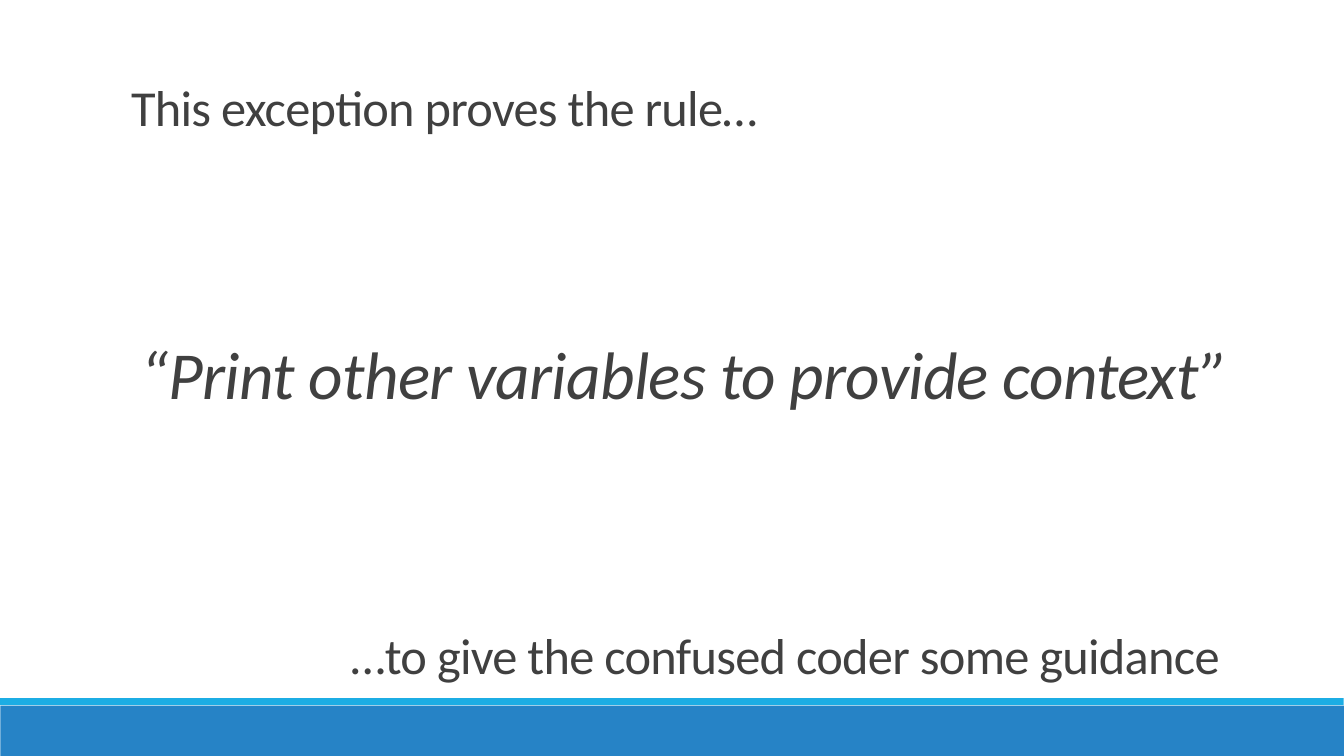
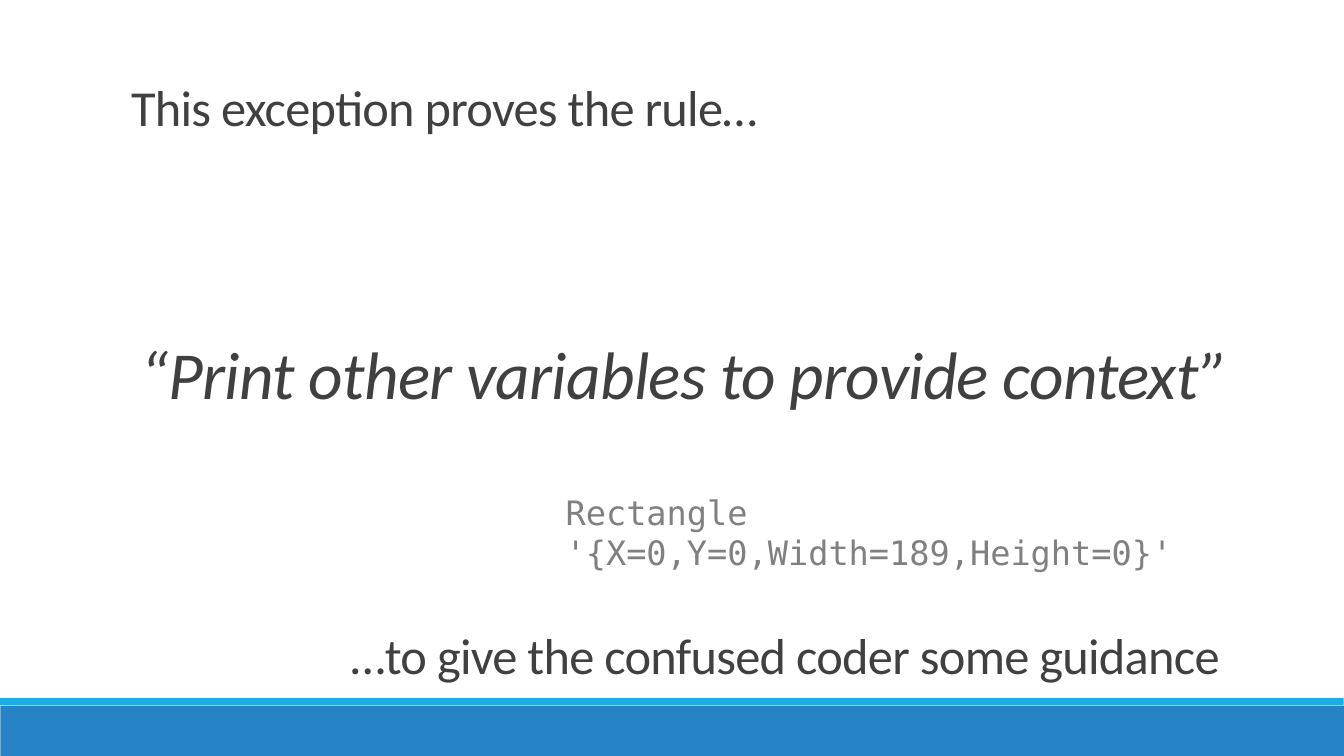
Before and after one commit to jamesrcounts/ExceptionalTalk, a slide deck: slide 11 of Talk.pptx (slide 7 before the commit). Drawn at 1344x756 pixels with LibreOffice and Linux fonts; fonts in the diff are those of the drawing. Boxes give left, top, right and bottom in pixels: in the first picture for what was removed or moved away, otherwise in the second. Text is boxed around its words. In the diff, an @@ line names an element or a change of style, - is before the commit and + after.

```diff
--- a/Talk.pptx
+++ b/Talk.pptx
@@ text added at bbox=[566, 499, 1173, 572], 24 pt, text #808080 @@
+Rectangle '{X=0,Y=0,Width=189,Height=0}'
```
Also in this commit, not shown: 5 slides added, 7 other files.
